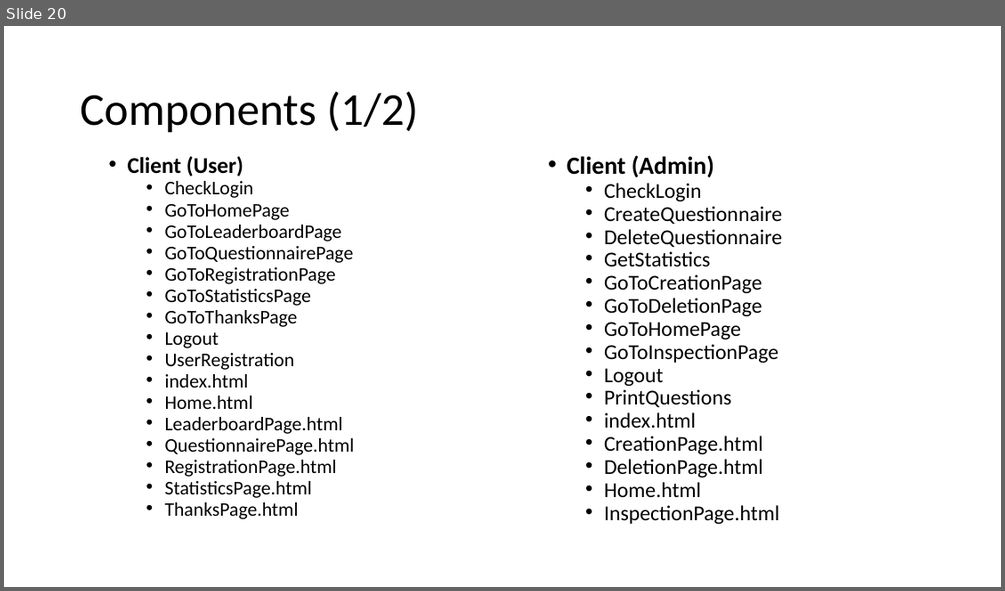
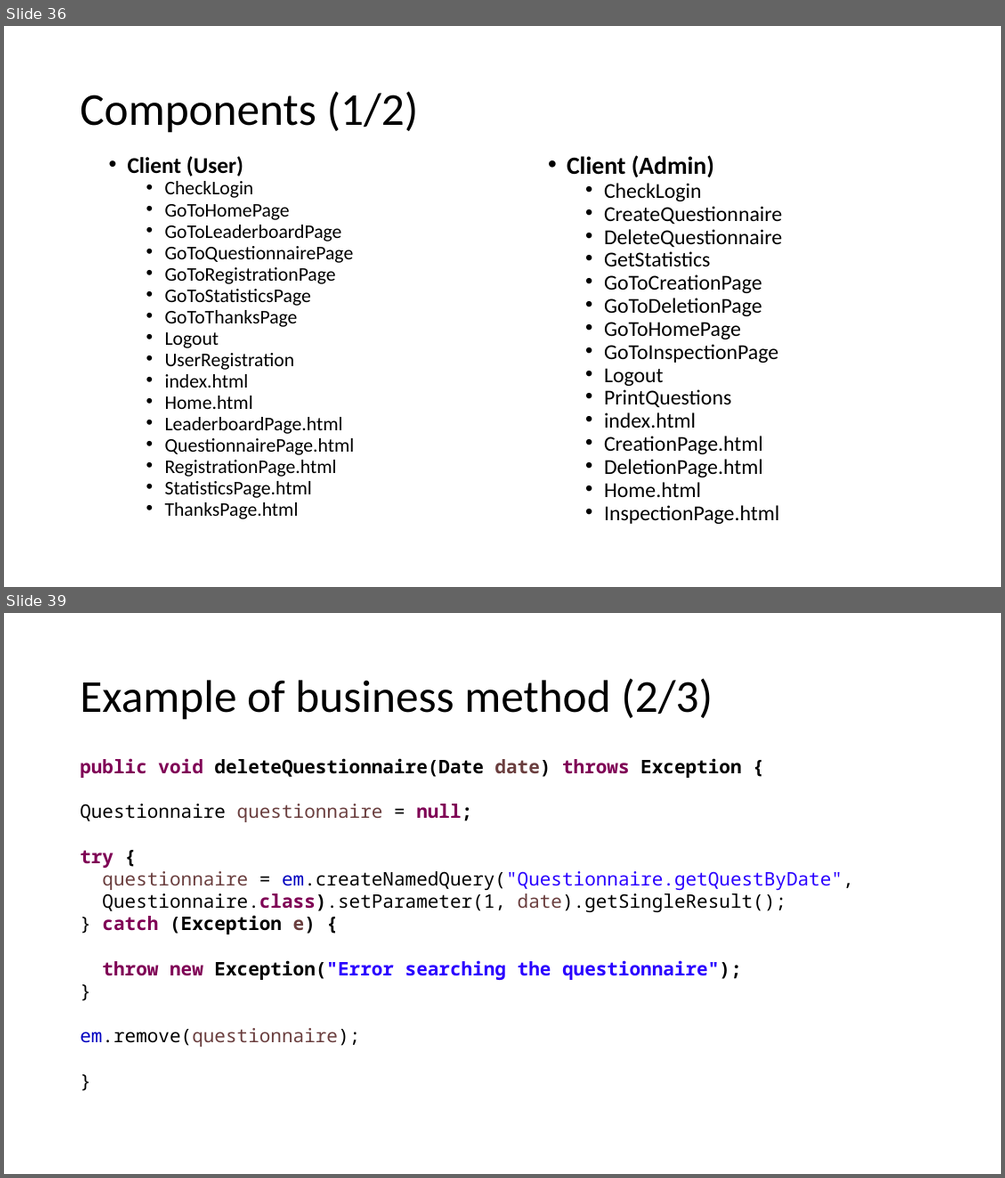
Before and after one commit to LudovicoRighi/EasyReview, a slide deck: PROJECT.pptx. Shown one above the other, each under a label of ours: slide 20 before the commit, slides 36 and 39 after it; the slides between them are not shown. The pictures are 1005x591 and 1005x1178 pixels, drawn with LibreOffice and Linux fonts; fonts in the diff are those of the drawing. Boxes give left, top, right and bottom in pixels: in the first picture for what was removed or moved away, otherwise in the second. Text is boxed around its words. In the diff, an @@ line names an element or a change of style, - is before the commit and + after.

```diff
--- a/PROJECT.pptx
+++ b/PROJECT.pptx
@@ slide 39 added at box(4, 613, 1001, 1174), background #FFFFFF @@
@@ title added at box(80, 678, 712, 720), 44 pt, text #000000 @@
+Example of business method (2/3)
@@ text added at box(80, 758, 854, 1046), 18 pt, text #000000 @@
+public void deleteQuestionnaire(Date date) throws Exception {
+Questionnaire questionnaire = null;
+try {
+questionnaire = em.createNamedQuery("Questionnaire.getQuestByDate",
+Questionnaire.class).setParameter(1, date).getSingleResult();
+} catch (Exception e) {
+throw new Exception("Error searching the questionnaire");
+}
+em.remove(questionnaire);
+}
@@ what was slide 20 is now slide 36 @@
```
Also in this commit, not shown: 2 slides changed, 18 other slides added, 5 other files.
